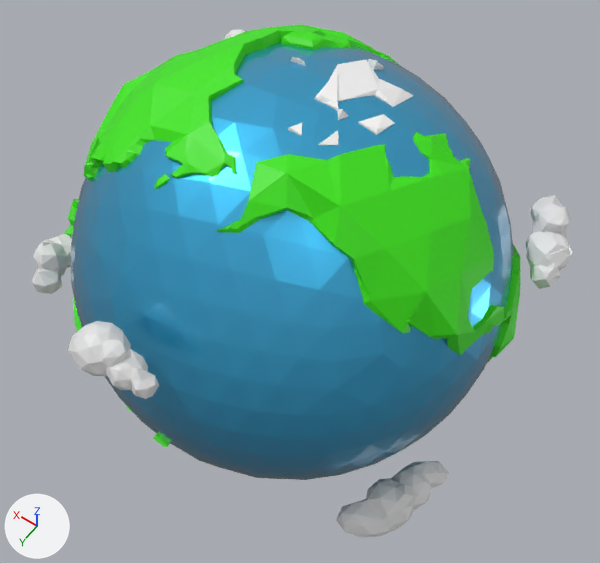
The glTF model scene.glb: old version first, new version second.
Both versions are drawn from a camera (50 mm lens) standing at (-12.5, 16.9, 25.5) and looking at (-0.6, 0.4, -0.5). Lighting does not change. The marker at lower left points along +X, +Y and +Z. Where no turn or scale is listed for an object, it has been applied to the vertices.

In view in the first picture: 'cloud1', 'cloud1.001', 'cloud1.002', 'cloud1.003', 'cloud1.004', 'grend', 'russia', 'usa', 'usa.001', 'Икосфера'.
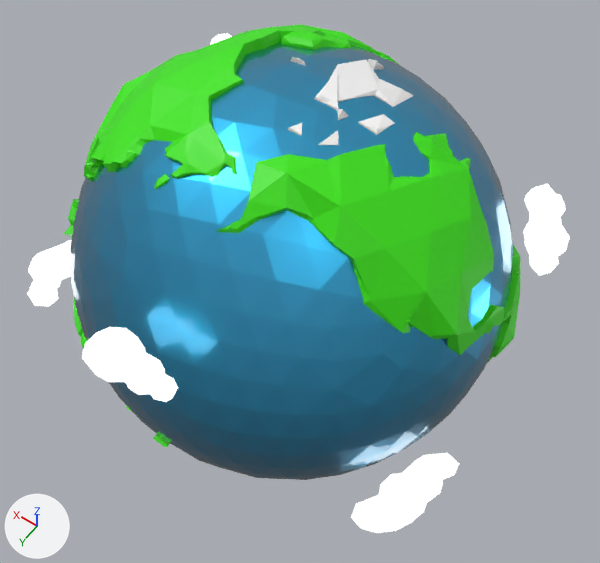
Changed parts and their boxes [x1, y1, x2, y2] in the pictures (600 x 563 px):
'Икосфера', surface changed: [70, 42, 513, 479] in both
'sky', now drawn: after [27, 33, 570, 533]
'cloud1.004', deleted: before [336, 461, 449, 537]
'cloud1.002', deleted: before [68, 321, 159, 399]
'cloud1', deleted: before [526, 195, 572, 289]
'cloud1.001', deleted: before [32, 234, 71, 294]
'cloud1.003', deleted: before [225, 29, 245, 39]

The change, as a diff of the scene's bpy script:
```diff
--- a/scene.glb.py
+++ b/scene.glb.py
@@ mat_материал_002 @@
 mat_материал_002.base_color = (0.0294, 0.459, 0.8)  # cyan #30b4e7
-mat_материал_002.metallic = 0.699
+mat_материал_002.metallic = 1.0
 mat_материал_002.roughness = 0.301
@@ mat_материал_001 @@
+mat_материал_001 = principled_material('Материал.001')
+mat_материал_001.base_color = (1.0, 1.0, 1.0)  # white #ffffff
+mat_материал_001.roughness = 1.0
+mat_материал_001.emission_strength = 1.0
@@ me_икосфера_003 @@
+me_икосфера_003.from_pydata(...)  # 680 vertices, 1387 faces; spans x -9.2..9.6, y -7.6..9.8, z -5.8..5.2
+me_икосфера_003.materials.append(mat_материал_001)  # white #ffffff
@@ ob_sky @@
-ob_sky = bpy.data.objects.new('sky', None)
+ob_sky = bpy.data.objects.new('sky', me_икосфера_003)
 ob_sky.location = (0.0, 0.0, 0.0)
-ob_sky.rotation_euler = (-0.0175, -0.00252, -0.00597)  # degrees (-1, -0.1, -0.3)
+ob_sky.rotation_euler = (0.0, 0.0, 0.0631)  # degrees (0, 0, 3.6)
@@ ob_cloud1 @@
-ob_cloud1 = bpy.data.objects.new('cloud1', me_икосфера_006)
-ob_cloud1.parent = ob_sky
-ob_cloud1.location = (-8.372, -4.364, 1.085)
-ob_cloud1.rotation_euler = (-1.993, 0.476, 0.742)  # degrees (-114, 27, 43)
-ob_cloud1.scale = (-0.576, -0.515, -0.551)
@@ ob_cloud1_001 @@
-ob_cloud1_001 = bpy.data.objects.new('cloud1.001', me_икосфера_002)
-ob_cloud1_001.parent = ob_sky
-ob_cloud1_001.location = (8.903, 3.395, -1.678)
-ob_cloud1_001.rotation_euler = (-1.955, 0.229, -2.515)  # degrees (-112, 13, -144)
-ob_cloud1_001.scale = (-0.548, -0.535, -0.581)
@@ ob_cloud1_002 @@
-ob_cloud1_002 = bpy.data.objects.new('cloud1.002', me_икосфера)
-ob_cloud1_002.location = (0.65, 8.98, 4.08)
@@ ob_cloud1_003 @@
-ob_cloud1_003 = bpy.data.objects.new('cloud1.003', me_икосфера_008)
-ob_cloud1_003.location = (6.38, -6.92, 3.15)
@@ ob_cloud1_004 @@
-ob_cloud1_004 = bpy.data.objects.new('cloud1.004', me_икосфера_014)
-ob_cloud1_004.location = (-7.69, 4.35, -4.99)
```
